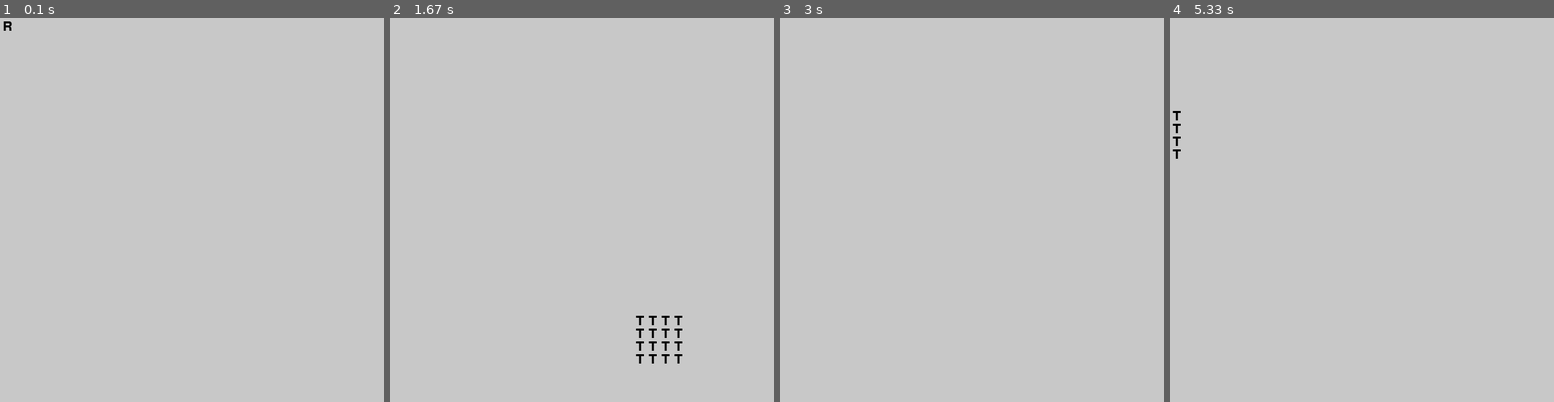
Above: before the commit, frames 1-4 (left to right).
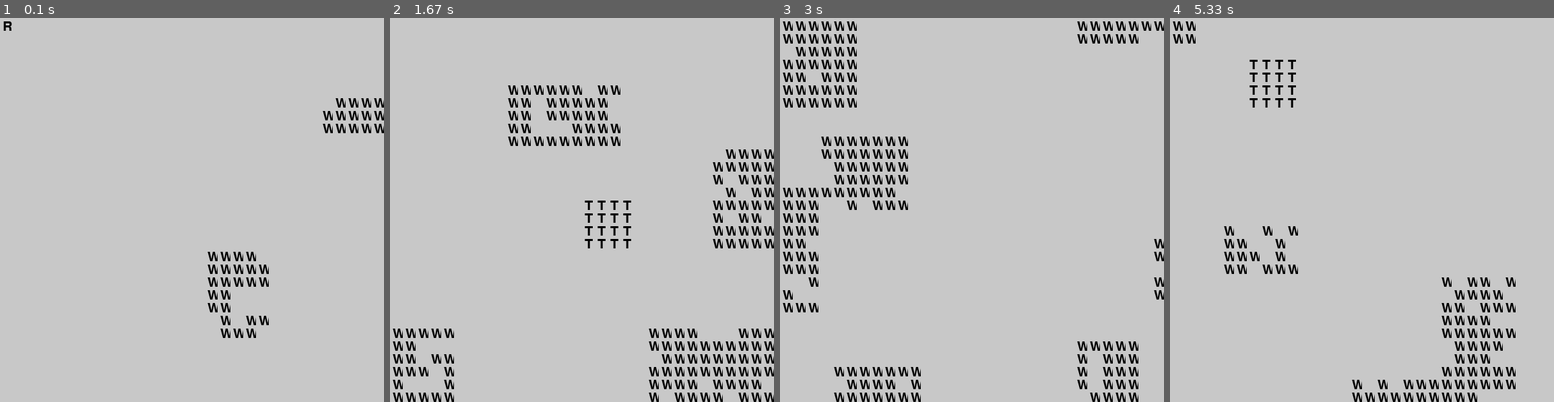
Above: after the commit, the same moments.

Repository: vstadle/AIge-of-EmpAIres
Game: pygame game, started from src/main.py
Two runs of this game, one before a commit and one after it. Both use one fixed random seed, a clock stepped at 60 frames per second and the inputs below.
Inputs:
- Up to frame 1 (0.1 s): no input
- Up to frame 2 (1.67 s): hold D 0.33-0.8 s; hold D 0.83-1.3 s; hold S 1.33-1.63 s
- Up to frame 3 (3 s): hold D 1.67-2.3 s; hold S 2.33-2.7 s; hold D from 2.73 s (still down)
- Up to frame 4 (5.33 s): release D at 3.2 s; hold D 3.23-3.7 s; hold S 3.73-4.03 s; hold D 4.07-4.7 s; hold S 4.73-5.1 s

The runs differ from the first frame. In frame 1, 1.6% of the frame differs, in the area x 54-100%, y 20-84%; in frame 2, 6.6%, in the area x 0-100%, y 17-100%; in frame 3, 6.5%; in frame 4, 3.7%.

Commit message:
Modification de la génération de l'or

Diff:
--- a/src/controller/ControllerMap.py
+++ b/src/controller/ControllerMap.py
@@ -20,7 +20,8 @@
     def placementTownCenter(self,nbPlayer,lstPlayers):
         position = []
         center_x, center_y = 60, 60
-        radius = 30
+
+        radius = 40
         k = random.uniform(0,1) * 2 * math.pi
         for i in range(nbPlayer):
             x =  radius * math.cos(2 * math.pi * i / nbPlayer)
--- a/src/model/Map.py
+++ b/src/model/Map.py
@@ -65,11 +65,13 @@
         width = random.randint(3, 7)
         height = random.randint(3, 7)
 
-        for dx in range(-width // 2, width // 2 + 1):
-            for dy in range(-height // 2, height // 2 + 1):
-                x = center_x + dx
-                y = center_y + dy
-                if 0 <= x < 120 and 0 <= y < 120:  # Vérifier que les coordonnées sont dans les limites
+        start_x = center_x - width // 2
+        start_y = center_y - height // 2
+        for dx in range(width):
+            for dy in range(height):
+                x = start_x + dx
+                y = start_y + dy
+                if 0 <= x < 120 and 0 <= y < 120:
                     self.addRessources(Gold(), x, y)
 
 
